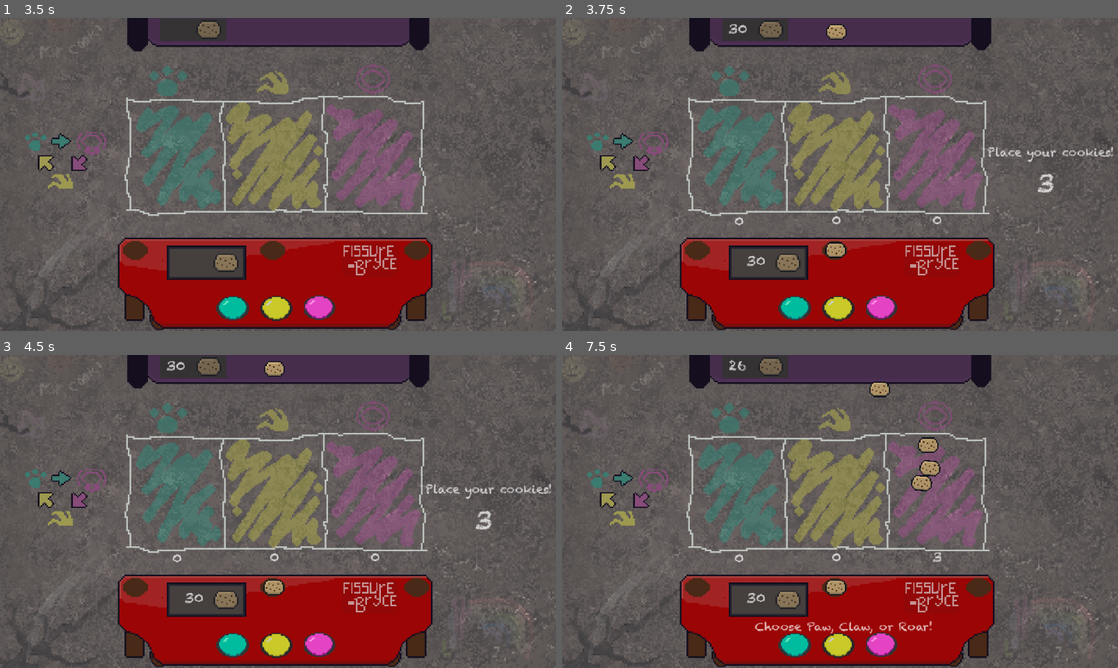
Above: before the commit, frames 1-4 (two rows, left to right).
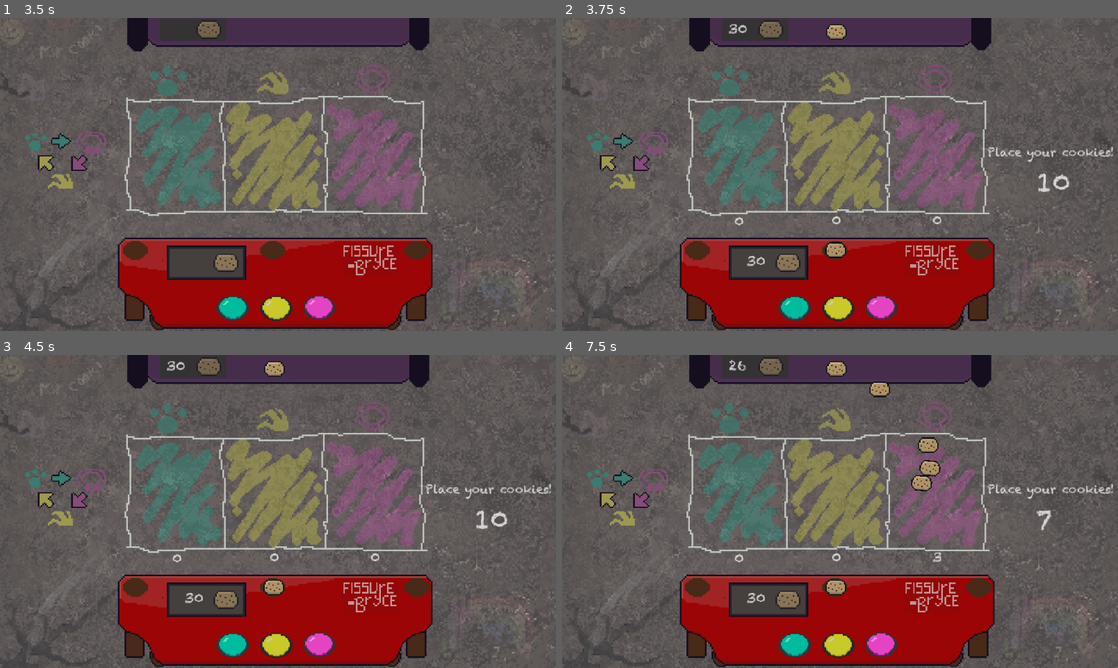
Above: after the commit, the same moments.

Repository: Sooshimi/golden-biscuit
Game: Godot game, scene res://scenes/battle_screen.tscn
Two runs of this game, one before a commit and one after it. Both use one fixed random seed, a clock stepped at 60 frames per second and the inputs below.
Inputs (mouse positions are in pixels of both pictures, inside the frame that each line leads up to):
- Up to frame 1 (3.5 s): click "Start Game" at 0.5 s; move the mouse to (400, 158) at 1.27 s; click (400, 158) at 1.35 s; move the mouse to (166, 190) at 2.02 s; click (166, 190) at 2.1 s; move the mouse to (333, 105) at 2.77 s; click (333, 105) at 2.85 s
- Up to frame 2 (3.75 s): tap Enter at 3.5 s; move the mouse to (812, 237) at 3.52 s; click (812, 237) at 3.6 s
- Up to frame 3 (4.5 s): tap Space at 4.25 s; move the mouse to (272, 586) at 4.27 s; click (272, 586) at 4.35 s
- Up to frame 4 (7.5 s): move the mouse to (867, 408) at 5.02 s; click (867, 408) at 5.1 s; move the mouse to (834, 367) at 5.77 s; click (834, 367) at 5.85 s; move the mouse to (851, 380) at 6.52 s; click (851, 380) at 6.6 s; move the mouse to (845, 373) at 7.27 s; click (845, 373) at 7.35 s

Frame 1 is identical in both runs. In frame 2, 0.2% of the frame differs, in the area x 85-92%, y 49-56%; in frame 3, 0.2%; in frame 4, 0.9%, in the area x 34-100%, y 2-90%.

Commit message:
Update battle_screen.tscn

Diff:
--- a/scenes/battle_screen.tscn
+++ b/scenes/battle_screen.tscn
@@ -403,7 +403,7 @@
 text = "Choose Paw, Claw, or Roar!"
 
 [node name="BetPhaseTimer" type="Timer" parent="."]
-wait_time = 3.0
+wait_time = 10.0
 one_shot = true
 
 [node name="ResultTimer" type="Timer" parent="."]
